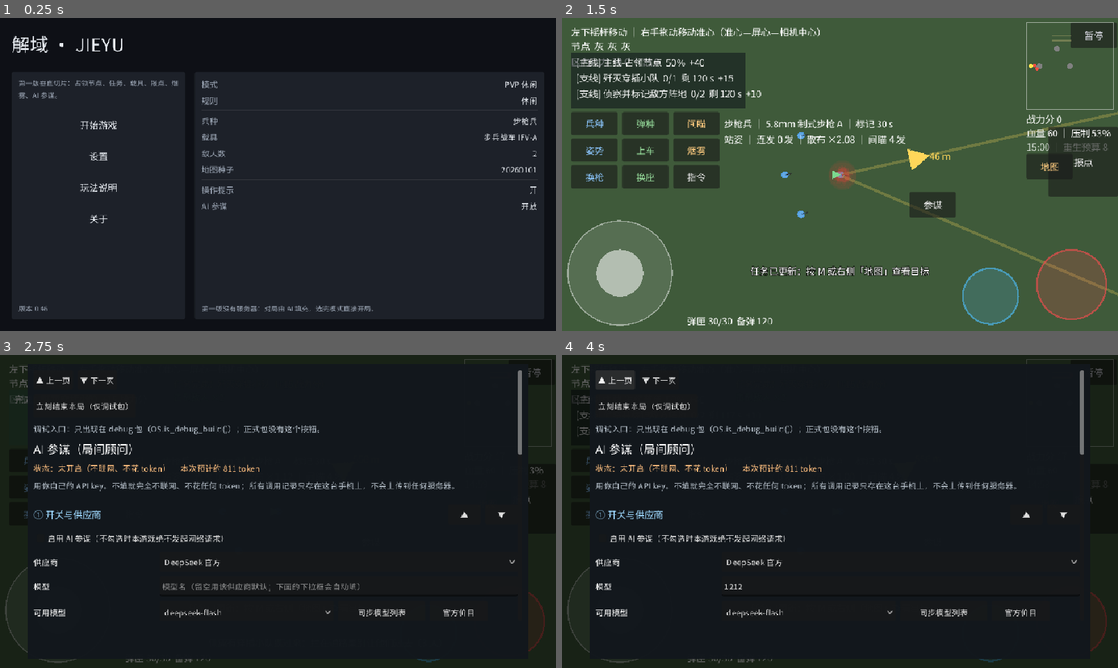
Above: before the commit, frames 1-4 (two rows, left to right).
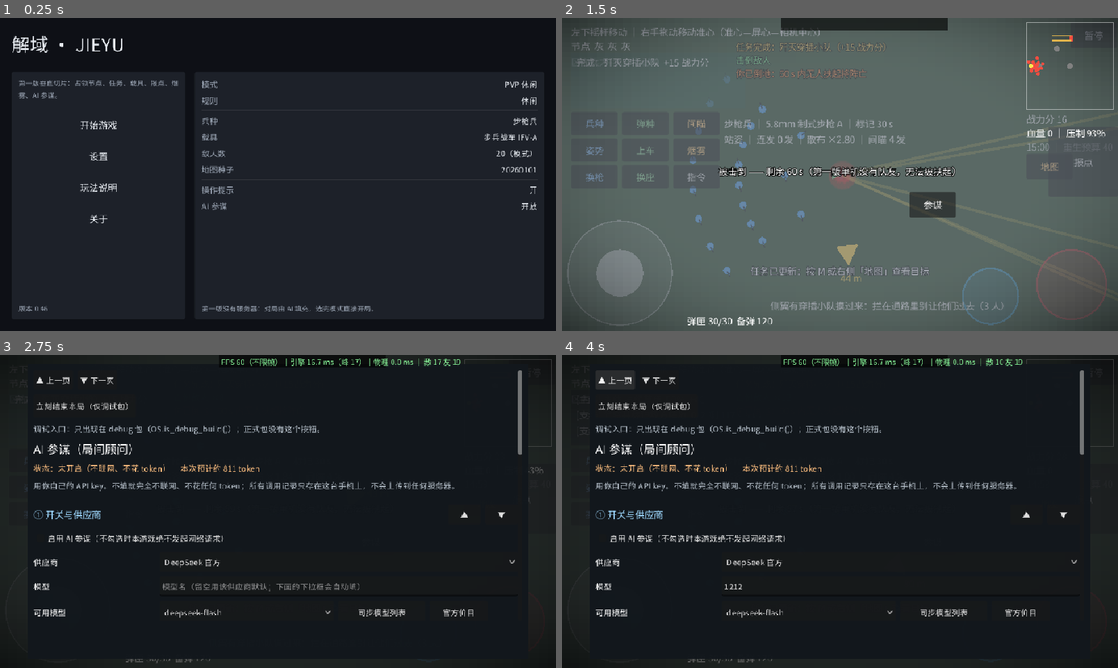
Above: after the commit, the same moments.

Repository: copperbookworm/jieyu-tactics
Game: Godot game, scene res://scenes/app/App.tscn
Same seed, same stepped clock (60 frames per second), same inputs: the game is played once before the commit and once after it.
Inputs (mouse positions are in pixels of both pictures, inside the frame that each line leads up to):
- Up to frame 1 (0.25 s): no input
- Up to frame 2 (1.5 s): click "开始游戏" at 0.5 s; click "开始对局" at 1.25 s
- Up to frame 3 (2.75 s): click "参谋" at 2 s
- Up to frame 4 (4 s): click (901, 586) at 2.77 s; type "12" at 2.85 s; click (901, 655) at 3 s; type "12" at 3.08 s; click "▲ 上一页" at 3.5 s

The runs differ from the first frame. In frame 1, less than 0.1% of the frame differs, in the area x 89-97%, y 42-45%; in frame 2, 87%, in the area x 0-100%, y 0-100%; in frame 3, 0.6%; in frame 4, 0.6%.

Commit message:
第四十九版 · 规模化落地：模式人数接线 + 编队铺开 + 真机（B 路）取证
第三轮（性能采样 → 规模化 → 编成 → 20v20）的第二步：把人数接进对局装配，并补真机口径。

规模化（本轮核心）
- systems/match/MatchRules.gd：人数随模式一起 latch（-1 = 模式没定 ⇒ 回落）；
  enemy_count() / ally_count()
- ui/screens/MatchHost.gd：敌人数量优先取模式（PVEVP 30 / PVP 20），模式没定才用玩家设置
- scenes/gameplay/WorldSetup.gd：_ally_target() 优先取模式（19 / 3），没模式回落 GameConfig.ALLY_SQUAD_SIZE = 3
  ⇒ **单跑 Main.tscn 的既有测试与几何门禁一行都不用改**
- entities/ally/Ally.gd：formation_offset 旧实现把角度取模 3 个 ⇒ 19 名队友会叠成 3 堆（既难看也让采样失真）。
  改成：前 3 名逐字不变，第 4 名之后挂到后方同心弧上
- 界面诚实化：大厅与模式选择的人数显示成「20（模式）」，不再误导成设置里的 2

验收（新增两支，都已挂进跑批）
- test/scale_wiring_test.gd（纯逻辑）：人数 latch / 回落 / 编队铺开（19 名位置数 ≥ 15、前 3 名不变）
- tools/scale_wiring_check.gd（端到端，走真实路径 App → MatchHost → WorldSetup）：
  PVEVP 建出 **30 敌 + 3 友**、PVP 竞技/休闲建出 **20 敌 + 19 友**，6 项全绿
- run_tests_headless 现在是三条网关：几何门禁 5 + 外壳 25 + 规模化 6
- 单元 40 个测试脚本 / 1376 项断言全绿；集成冒烟 230 项全绿（回落路径未破）

真机（B 路 · HUAWEI PCE-W30 / Android 12）
- 装调试包 → 大厅 → 模式选择 → 20v20 跑起来；安装成功、进程存活、logcat 无 SCRIPT ERROR / Parse Error / FATAL
- 读数：**FPS 60 稳定不掉**、**物理步进 3.7 ms**；引擎帧 19.0 ms 含 vsync 等待、不能当余量
- **两条取不到**：① dumpsys gfxinfo 在本机型 Total frames rendered = 0（Godot 走 SurfaceView、绕过 HWUI）；
  ② vsync 关不掉（window_set_vsync_mode 在 Android 不生效）⇒ 真机「余量」口径本轮拿不到
- 新增 ui/PerfOverlay.gd（**仅调试包**，正式包整段不构建）：FPS / 引擎帧 / 物理帧 / 敌我活单位，截图即证据
- 真机暴露一个比性能更要紧的玩法问题：队友 DPS ≈ 2400 vs 敌人总血 2000 ⇒ 开局 10 s 就打光，
  20v20 打不成对抗。已登记 docx 第十九章 ㊹（怎么配平）

文档
- docs/性能预算.md 追加第八节「真机（B 路）实测与两条限制」
- docx 第十九章新增 ㊹；本项目开发进度.txt 第四十八版段补真机结果与下一轮清单
- architecture.html 性能 note 改写 + 待拍板表加 ㊹

未做（下一轮）：真机「余量」口径（换测量手段或机型）· AI 阵营配平（㊹）· 通视降频 · 编成系统接线

Diff:
--- a/entities/ally/Ally.gd
+++ b/entities/ally/Ally.gd
@@ -46,10 +46,21 @@
 		global_position = player.global_position + formation_offset(index, follow_distance)
 
 
-## 编队偏移（纯函数，测试直接调）：三人分布在玩家后方的左右与正后，间距 follow_distance
+## 编队偏移（纯函数，测试直接调）：前 3 人分布在玩家后方的左右与正后（与旧实现逐字一致），
+## 第 4 名之后挂到「后方的同心弧」上 —— 原来是把角度取模 3，于是 19 名队友会叠成 3 堆：
+## 既难看，也让性能采样失真（叠在一起的单位通视距离几乎为零）。
+## PVP 20 v 20 要 19 名队友（docx 5.8），所以必须铺开。
 static func formation_offset(formation_index: int, distance: float) -> Vector2:
 	var angles := [PI * 0.75, PI * 1.25, PI]      # 左后 / 右后 / 正后
-	return Vector2.RIGHT.rotated(float(angles[posmod(formation_index, angles.size())])) * distance
+	if formation_index < angles.size():
+		return Vector2.RIGHT.rotated(float(angles[formation_index])) * distance
+	var k := formation_index - angles.size()
+	var per_ring := 8
+	var ring := k / per_ring
+	var slot := k % per_ring
+	var t := (float(slot) + 0.5) / float(per_ring)        # 0..1
+	var angle := PI + (t - 0.5) * 1.6                     # 正后方 ±0.8 rad
+	return Vector2.RIGHT.rotated(angle) * (distance + 5.0 * float(ring + 1))
 
 
 func _build_visual() -> void:
--- a/scenes/gameplay/WorldSetup.gd
+++ b/scenes/gameplay/WorldSetup.gd
@@ -15,6 +15,8 @@
 const FobScript := preload("res://entities/fob/Fob.gd")
 ## 环境互动区（docx 4.17）：同样无 class_name，preload 引用
 const TerrainZoneScript := preload("res://entities/zone/TerrainZone.gd")
+## 本局模式规则（人数口径：docx 5.8）—— 队友数从这里取
+const MatchRulesScript := preload("res://systems/match/MatchRules.gd")
 
 var terrain_sprite: Sprite2D = null
 
@@ -38,7 +40,7 @@
 	_spawn_enemies(main, enemy_count)
 	# 队友（2026-10-02）：3 名强力队友进 friendly 组。集成冒烟已订正过「敌人 2 个」那条过期断言 ——
 	# 队友会先击毙开局步兵，事件驱动的穿插兵也会进 enemy 组，所以那条不再用等值。
-	_spawn_allies(main, GameConfig.ALLY_SQUAD_SIZE)
+	_spawn_allies(main, _ally_target())
 
 
 ## 地形来源（工具链 A）：填了高度图就优先导入；导入失败或没填 → 退回噪声地形
@@ -125,6 +127,14 @@
 
 
 ## 玩家的队友（3 名，强力版）：进 friendly 组 —— MatchFlow 的重生预算＝进攻方人数×2 会把他们算进去
+## 队友数：模式定义了就用模式的（PVP 20 v 20 要 19 名 / PVEVP 4P 要 3 名），
+## 没有模式（单独跑 Main.tscn 的测试、兵棋模式）就退回 GameConfig.ALLY_SQUAD_SIZE = 3
+## —— 这条回落保证「单跑 Main.tscn」的集成冒烟与几何门禁一行都不用改。
+func _ally_target() -> int:
+	var n := MatchRulesScript.ally_count()
+	return n if n > 0 else GameConfig.ALLY_SQUAD_SIZE
+
+
 func _spawn_allies(main, count: int) -> void:
 	for i in count:
 		var ally := AllyScript.new()
--- a/systems/match/MatchRules.gd
+++ b/systems/match/MatchRules.gd
@@ -17,10 +17,20 @@
 
 ## -1 = 未设定，按 ModeTable 的默认模式解释（避免静态初始化期就去读 preload 的枚举）
 static var _mode_id: int = -1
+## 人数随模式一起 latch（-1 = 模式没定义人数 ⇒ 调用方回落到玩家设置 / 引擎默认）
+static var _enemy_count: int = -1
+static var _ally_count: int = -1
 
 
 static func set_mode(mode_id: int) -> void:
 	_mode_id = mode_id
+	# 人数跟着一起定（docx 5.8）：PVP 20 v 20 / PVEVP 4P v 30E；模式没定（兵棋 = 0）就退回「未定义」
+	_enemy_count = ModeTableScript.enemy_count(mode_id)
+	_ally_count = ModeTableScript.ally_count(mode_id)
+	if _enemy_count <= 0:
+		_enemy_count = -1
+	if _ally_count <= 0:
+		_ally_count = -1
 
 
 static func mode_id() -> int:
@@ -34,6 +44,8 @@
 
 static func reset() -> void:
 	_mode_id = -1
+	_enemy_count = -1
+	_ally_count = -1
 
 
 static func mode() -> Dictionary:
@@ -42,6 +54,15 @@
 
 static func name_of_mode() -> String:
 	return ModeTableScript.name_of(mode_id())
+
+
+## 本局敌人 / 队友数；-1 = 未定义（调用方回落到玩家设置 / GameConfig.ALLY_SQUAD_SIZE）
+static func enemy_count() -> int:
+	return _enemy_count
+
+
+static func ally_count() -> int:
+	return _ally_count
 
 
 static func friendly_fire() -> bool:
--- /dev/null
+++ b/test/scale_wiring_test.gd
@@ -0,0 +1,78 @@
+@tool
+extends EditorScript
+
+## 规模化的决策层：模式人数 latch / 回落，以及队友编队必须铺得开。
+## 端到端（真的按模式建出 30 敌 / 19 友）走 tools/scale_wiring_check.gd —— 那需要场景树，跑批器装不下。
+
+const MatchRulesScript := preload("res://systems/match/MatchRules.gd")
+const ModeTableScript := preload("res://data/config/ModeTable.gd")
+const AllyScript := preload("res://entities/ally/Ally.gd")
+
+var _passed := 0
+var _failed := 0
+
+
+func _run() -> void:
+	MatchRulesScript.reset()
+	_test_latching()
+	_test_fallback()
+	_test_formation_spreads()
+	MatchRulesScript.reset()   # 收尾复位：别把模式泄漏给后面的测试脚本
+	print("—— 通过 %d 项 / 失败 %d 项 ——" % [_passed, _failed])
+	if _failed > 0:
+		print("！！ 有 %d 项失败，往上翻看期望与实际" % _failed)
+
+
+func _check(title: String, actual: Variant, expected: Variant) -> void:
+	if actual == expected:
+		_passed += 1
+		print("[OK]   %s" % title)
+	else:
+		_failed += 1
+		print("[FAIL] %s  期望=%s 实际=%s" % [title, str(expected), str(actual)])
+
+
+func _check_true(title: String, condition: bool) -> void:
+	_check(title, condition, true)
+
+
+## 人数随模式一起 latch（docx 5.8）
+func _test_latching() -> void:
+	MatchRulesScript.set_mode(ModeTableScript.Mode.PVEVP)
+	_check("PVEVP：敌 30", MatchRulesScript.enemy_count(), 30)
+	_check("PVEVP：友 3（4P = 玩家 + 3 名）", MatchRulesScript.ally_count(), 3)
+	MatchRulesScript.set_mode(ModeTableScript.Mode.PVP_RANKED)
+	_check("PVP 竞技：敌 20", MatchRulesScript.enemy_count(), 20)
+	_check("PVP 竞技：友 19（20 = 玩家 + 19 名）", MatchRulesScript.ally_count(), 19)
+	_check("PVP 竞技：PVP 20 v 20 的进攻方就是 20 人（重生预算 ×2 = 40，对齐 docx 5.5）",
+			1 + MatchRulesScript.ally_count(), 20)
+
+
+## 模式没定义人数（兵棋 = 0）与「压根没设模式」都要回落到引擎默认
+func _test_fallback() -> void:
+	MatchRulesScript.set_mode(ModeTableScript.Mode.WARGAME)
+	_check("兵棋（人数未定）：敌人 -1 = 未定义", MatchRulesScript.enemy_count(), -1)
+	_check("兵棋（人数未定）：队友 -1 = 未定义", MatchRulesScript.ally_count(), -1)
+	MatchRulesScript.reset()
+	_check("没设模式：敌人 -1", MatchRulesScript.enemy_count(), -1)
+	_check("没设模式：队友 -1", MatchRulesScript.ally_count(), -1)
+	_check("回落值：GameConfig.ALLY_SQUAD_SIZE 仍是 3（= PVEVP 的 4P）",
+			GameConfig.ALLY_SQUAD_SIZE, 3)
+
+
+## 19 名队友必须铺得开：旧实现把角度取模 3 ⇒ 只有 3 个位置，19 人会叠成 3 堆
+func _test_formation_spreads() -> void:
+	var seen := {}
+	for i in 19:
+		seen[AllyScript.formation_offset(i, 6.0)] = true
+	_check_true("编队：19 名队友的位置数 >= 15（不再取模 3 叠成 3 堆）", seen.size() >= 15)
+	# 前 3 个与旧实现逐字一致（回归面为零）
+	_check("编队：第 0 名 = 左后 0.75π", AllyScript.formation_offset(0, 6.0),
+			Vector2.RIGHT.rotated(PI * 0.75) * 6.0)
+	_check("编队：第 1 名 = 右后 1.25π", AllyScript.formation_offset(1, 6.0),
+			Vector2.RIGHT.rotated(PI * 1.25) * 6.0)
+	_check("编队：第 2 名 = 正后 π", AllyScript.formation_offset(2, 6.0),
+			Vector2.RIGHT.rotated(PI) * 6.0)
+	# 挂到后方的弧上：都在玩家后方（x < 0）
+	_check_true("编队：第 4 名之后都在玩家后方（x < 0）",
+			AllyScript.formation_offset(5, 6.0).x < 0.0 and AllyScript.formation_offset(18, 6.0).x < 0.0)
--- a/tools/run_tests_headless.gd
+++ b/tools/run_tests_headless.gd
@@ -80,6 +80,7 @@
 		var gates := [
 			["res://tools/geom_assertions.gd", "geom_gate.log"],
 			["res://tools/screen_geom_check.gd", "screen_geom_gate.log"],
+			["res://tools/scale_wiring_check.gd", "scale_wiring_gate.log"],
 		]
 		for gate in gates:
 			var script_path := String(gate[0])
--- /dev/null
+++ b/tools/scale_wiring_check.gd
@@ -0,0 +1,93 @@
+extends SceneTree
+
+## 规模化的端到端验收：走**真实路径**（App.start_match → MatchHost 写 @export → WorldSetup 取模式人数），
+## 数一数按模式到底建出了多少敌我单位。
+##
+## 为什么不放进 test/：跑批器把 @tool 测试当 RefCounted 跑，装不下场景树；
+## 集成冒烟又只例化 Main.tscn（MatchRules 未设 ⇒ 回落 3 名队友），且中途换模式会毁掉它后面的检查。
+## 所以单开这支，并挂进 run_tests_headless 的网关列表。
+##
+## 用法：godot --headless --path . --log-file <可写路径> --script res://tools/scale_wiring_check.gd
+## 退出码：0 = 全绿，1 = 有失败。
+
+const ModeTableScript := preload("res://data/config/ModeTable.gd")
+
+## [模式, 期望敌人, 期望队友]
+const CASES := [
+	[ModeTableScript.Mode.PVEVP, 30, 3],
+	[ModeTableScript.Mode.PVP_RANKED, 20, 19],
+	[ModeTableScript.Mode.PVP_CASUAL, 20, 19],
+]
+const SETTLE_FRAMES := 24
+const BOOT_FRAMES := 4
+
+var _app = null
+var _index := 0
+var _frames := 0
+var _booted := false
+var _boot_frames := 0
+var _passed := 0
+var _failed := 0
+
+
+func _initialize() -> void:
+	var packed: PackedScene = load("res://scenes/app/App.tscn")
+	if packed == null:
+		print("！！ 加载不到 App.tscn")
+		quit(1)
+		return
+	_app = packed.instantiate()
+	_app.settings_path_override = "user://_scale_wiring_settings.cfg"
+	root.add_child(_app)
+	current_scene = _app
+
+
+func _process(_delta: float) -> bool:
+	if _app == null:
+		return true
+	if not _booted:
+		_boot_frames += 1
+		if _boot_frames >= BOOT_FRAMES:
+			_booted = true
+			print("===== 规模化端到端（真实路径：App → MatchHost → WorldSetup）=====")
+		return false
+	if _index >= CASES.size():
+		_finish()
+		return true
+	if _frames == 0:
+		_app.start_match(int(CASES[_index][0]))
+	_frames += 1
+	if _frames >= SETTLE_FRAMES:
+		_check_case(_index)
+		_app.return_to_lobby()
+		_index += 1
+		_frames = 0
+	return false
+
+
+func _check_case(i: int) -> void:
+	var mode_id: int = int(CASES[i][0])
+	var want_e: int = int(CASES[i][1])
+	var want_a: int = int(CASES[i][2])
+	var label := ModeTableScript.name_of(mode_id)
+	# 用「活着的」数一下（事件驱动的穿插兵会晚点才进 enemy 组，这里只做规模下限校验）
+	var enemies := get_nodes_in_group("enemy").size()
+	var friendlies := get_nodes_in_group("friendly").size()
+	print("— %s：敌 %d（期望 %d）/ 友 %d（期望 %d）" % [label, enemies, want_e, friendlies, want_a])
+	_check("模式 %s 建出 %d 个敌人" % [label, want_e], enemies, want_e)
+	_check("模式 %s 建出 %d 名队友（1 + %d = %d 人）" % [label, want_a, want_a, want_a + 1],
+			friendlies, want_a)
+
+
+func _check(title: String, actual: Variant, expected: Variant) -> void:
+	if actual == expected:
+		_passed += 1
+		print("[OK]   %s" % title)
+	else:
+		_failed += 1
+		print("[FAIL] %s  期望=%s 实际=%s" % [title, str(expected), str(actual)])
+
+
+func _finish() -> void:
+	print("—— 通过 %d 项 / 失败 %d 项 ——" % [_passed, _failed])
+	quit(1 if _failed > 0 else 0)
--- /dev/null
+++ b/ui/PerfOverlay.gd
@@ -0,0 +1,70 @@
+extends CanvasLayer
+
+## 真机帧率 / 帧时间读数（**仅调试包**）
+##
+## 为什么要有它：godot-perf-profile 的 B 路权威口径是 dumpsys gfxinfo，但它在**本项目的真机上取不到数** ——
+## HUAWEI PCE-W30 / HarmonyOS 上 Godot 用 SurfaceView 直接画（不走 HWUI），gfxinfo 报 Total frames rendered: 0。
+## 所以在调试包里自己把引擎侧的帧率与帧时间显示出来，截图即证据。
+##
+## 正式包（OS.is_debug_build() 为假）**整段不构建**，与「立刻结束本局」同一条纪律。
+##
+## 口径说明（别混）：
+##   · FPS = Engine.get_frames_per_second()（含 vsync 与渲染，是**真机体验口径**）
+##   · 帧时间 = Performance.get_monitor(TIME_PROCESS)（引擎自己统计的一帧处理耗时，ms）
+##   · 单位数 = 现场数的敌我活单位，用来证明「这读数是在 20 v 20 下取的」
+##
+## 刻意不写 class_name：引用方 preload。
+
+const VIEW := Vector2(960.0, 540.0)
+const REFRESH := 0.5
+
+var main = null
+var _label: Label = null
+var _timer := 0.0
+var _frames := 0
+var _worst_ms := 0.0
+
+
+func setup(main_node) -> void:
+	main = main_node
+	layer = 95          # 压在 HUD(1)/地图(10) 之上、AI 参谋(90)/菜单(100) 之下
+	process_mode = Node.PROCESS_MODE_ALWAYS
+	# 关掉垂直同步并把帧率上限放开：不然 FPS 永远贴着 60，TIME_PROCESS 也≈一个 vsync 周期，
+	# 两个数都变成「刷新率」而不是「余量」。调试包才这么做（正式包整段不构建）。
+	if OS.is_debug_build():
+		DisplayServer.window_set_vsync_mode(DisplayServer.VSYNC_DISABLED)
+		Engine.max_fps = 0
+	var box := ColorRect.new()
+	box.color = Color(0.0, 0.0, 0.0, 0.62)
+	box.position = Vector2(378.0, 0.0)
+	box.size = Vector2(288.0, 22.0)
+	box.mouse_filter = Control.MOUSE_FILTER_IGNORE
+	add_child(box)
+	_label = Label.new()
+	_label.name = "PerfReadout"
+	_label.position = Vector2(382.0, 1.0)
+	_label.add_theme_font_size_override("font_size", 13)
+	_label.add_theme_color_override("font_color", Color(0.55, 1.0, 0.62))
+	_label.mouse_filter = Control.MOUSE_FILTER_IGNORE
+	add_child(_label)
+
+
+func _process(delta: float) -> void:
+	_timer += delta
+	var ms := float(Performance.get_monitor(Performance.TIME_PROCESS)) * 1000.0
+	if ms > _worst_ms:
+		_worst_ms = ms
+	if _timer < REFRESH:
+		return
+	_timer = 0.0
+	_frames += 1
+	var enemy_count := 0
+	var ally_count := 0
+	var tree := get_tree()
+	if tree != null:
+		enemy_count = tree.get_nodes_in_group("enemy").size()
+		ally_count = tree.get_nodes_in_group("friendly").size()
+	var phys := float(Performance.get_monitor(Performance.TIME_PHYSICS_PROCESS)) * 1000.0
+	_label.text = "FPS %d（不限帧）｜引擎 %.1f ms（峰 %.0f）｜物理 %.1f ms ｜ 敌 %d 友 %d" % [
+			Engine.get_frames_per_second(), ms, _worst_ms, phys, enemy_count, ally_count]
+	_worst_ms = 0.0
--- a/ui/screens/LobbyScreen.gd
+++ b/ui/screens/LobbyScreen.gd
@@ -91,7 +91,10 @@
 	_config_box.add_child(UiKit.divider())
 	_config_box.add_child(UiKit.row("兵种", RoleTableScript.role_name(s.default_role)))
 	_config_box.add_child(UiKit.row("载具", ctx.vehicle_name(s.default_vehicle)))
-	_config_box.add_child(UiKit.row("敌人数", str(s.default_enemy_count)))
+	# 模式已规定人数时显示模式值（2026-10-03 口径：PVP 20 / PVEVP 30），否则显示玩家设置
+	var mode_enemies := ModeTableScript.enemy_count(mode_id)
+	_config_box.add_child(UiKit.row("敌人数",
+		("%d（模式）" % mode_enemies) if mode_enemies > 0 else ("%d（设置）" % s.default_enemy_count)))
 	_config_box.add_child(UiKit.row("地图种子", str(s.default_map_seed)))
 	_config_box.add_child(UiKit.divider())
 	_config_box.add_child(UiKit.row("操作提示",
--- a/ui/screens/MatchHost.gd
+++ b/ui/screens/MatchHost.gd
@@ -15,6 +15,9 @@
 ## 刻意不写 class_name：引用方 preload。
 
 const ModeTableScript := preload("res://data/config/ModeTable.gd")
+const MatchRulesScript := preload("res://systems/match/MatchRules.gd")
+## 真机帧率 / 帧时间读数（**仅调试包**：gfxinfo 在本项目真机上取不到数，见 PerfOverlay.gd 头部）
+const PerfOverlayScript := preload("res://ui/PerfOverlay.gd")
 
 const BUS_PATH := "/root/EventBus"
 
@@ -43,11 +46,15 @@
 	# 这几个 @export 必须在 add_child 之前赋值 —— 之后世界已经按旧值建好了
 	main.player_role = int(options.get("role", main.player_role))
 	main.vehicle_id = String(options.get("vehicle", main.vehicle_id))
-	main.enemy_count = int(options.get("enemy_count", main.enemy_count))
+	# 人数优先取模式（docx 5.8：PVP 20 v 20 / PVEVP 4P v 30E）；模式没定（兵棋）才回落到玩家设置
+	var mode_enemies := MatchRulesScript.enemy_count()
+	main.enemy_count = mode_enemies if mode_enemies > 0 \
+			else int(options.get("enemy_count", main.enemy_count))
 	main.map_seed = int(options.get("map_seed", main.map_seed))
 	main.map_preview_mode = false
 	add_child(main)
 	_apply_mode_rules()
+	_attach_perf_overlay()
 	_wire_pause_button()
 	_wire_match_finished()
 	return true
@@ -66,6 +73,16 @@
 
 
 ## 暂停键由 HudBuilder 建、由这里接线 —— Main.gd 因此一行都不用加（它守着 400 行硬线）
+## 仅在调试包里挂帧率读数（正式包连节点都不建 —— 与「立刻结束本局」同一条纪律）
+func _attach_perf_overlay() -> void:
+	if not OS.is_debug_build() or main == null:
+		return
+	var overlay = PerfOverlayScript.new()
+	overlay.name = "PerfOverlay"
+	main.add_child(overlay)
+	overlay.setup(main)
+
+
 func _wire_pause_button() -> void:
 	if main == null or main.hud == null:
 		return
--- a/ui/screens/ModeSelectScreen.gd
+++ b/ui/screens/ModeSelectScreen.gd
@@ -72,10 +72,13 @@
 	line.add_theme_constant_override("separation", 12)
 	foot.add_child(line)
 	var s = ctx.settings if ctx != null else null
-	var summary := "兵种：%s ｜ 载具：%s ｜ 敌人数：%d ｜ 时长：%d 分钟" % [
+	var mode_enemies := ModeTableScript.enemy_count(_mode_id)
+	var enemy_text := ("%d（模式）" % mode_enemies) if mode_enemies > 0 \
+			else str(s.default_enemy_count if s != null else 0)
+	var summary := "兵种：%s ｜ 载具：%s ｜ 敌人数：%s ｜ 时长：%d 分钟" % [
 		RoleTableScript.role_name(s.default_role if s != null else RoleTableScript.Role.RIFLEMAN),
 		ctx.vehicle_name(s.default_vehicle) if (ctx != null and s != null) else "默认",
-		s.default_enemy_count if s != null else 2,
+		enemy_text,
 		int(round(ModeTableScript.duration_s(_mode_id) / 60.0))]
 	var info := UiKit.label(summary, UiKit.BODY_SIZE, UiKit.COLOR_DIM)
 	info.size_flags_horizontal = Control.SIZE_EXPAND_FILL
--- a/ui/screens/SettingsScreen.gd
+++ b/ui/screens/SettingsScreen.gd
@@ -153,6 +153,7 @@
 	col3.add_child(UiKit.control_row("载具", _vehicle_option))
 
 	_enemy_spin = UiKit.spin(1, SettingsScript.ENEMY_MAX, s.default_enemy_count if s != null else 2)
+	# 模式已规定人数时（PVP 20 / PVEVP 30）这里只是回退值 —— 兵棋等未定模式才用它
 	_enemy_spin.name = "EnemySpin"
 	_enemy_spin.value_changed.connect(_on_enemy_changed)
 	col3.add_child(UiKit.control_row("敌人数", _enemy_spin))
Not shown, added: test/scale_wiring_test.gd.uid
Not shown, added: tools/scale_wiring_check.gd.uid
Not shown, added: ui/PerfOverlay.gd.uid
Not shown, changed: 本项目开发进度.txt
Not shown, changed: architecture.html
Not shown, changed: docs/性能预算.md
